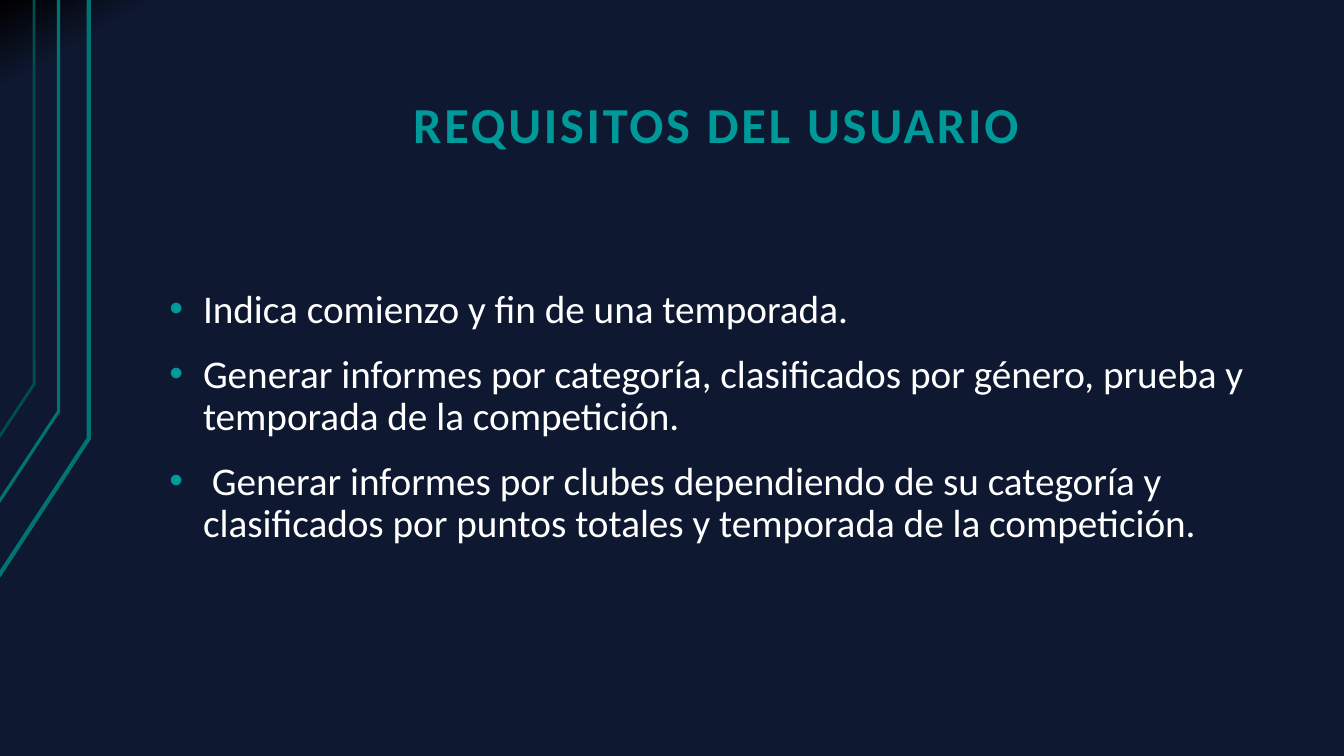
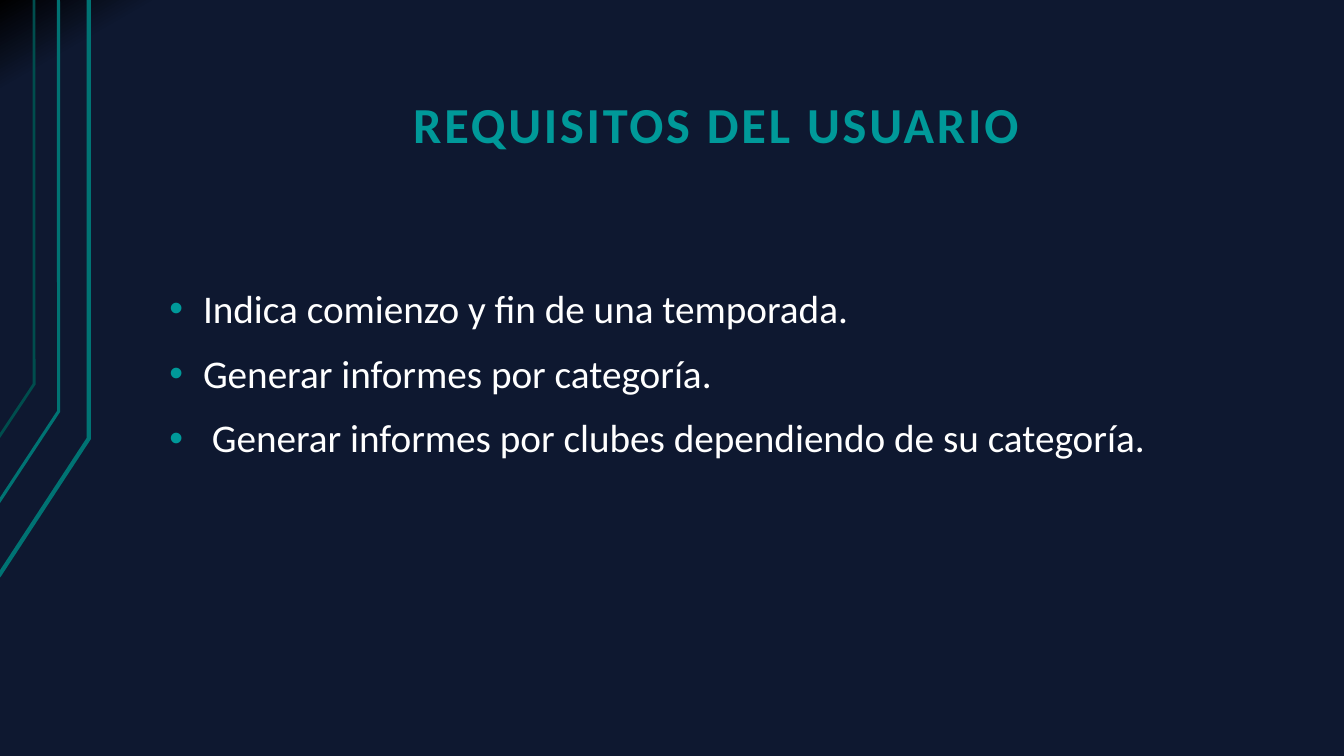
Before and after one commit to Cristoto/FederacionInformes, a slide deck: slide 7 of doc/Presentación/Generador de informes RFES(nuevo).pptx. Drawn at 1344x756 pixels with LibreOffice and Linux fonts; fonts in the diff are those of the drawing. Boxes give left, top, right and bottom in pixels: in the first picture for what was removed or moved away, otherwise in the second. Text is boxed around its words. In the diff, an @@ line names an element or a change of style, - is before the commit and + after.

```diff
--- a/doc/Presentación/Generador de informes RFES(nuevo).pptx
+++ b/doc/Presentación/Generador de informes RFES(nuevo).pptx
@@ text at [203,361,1145,459]: text changed @@
-• Generar informes por categoría, clasificados por género, prueba y temporada de la competición.
-• Generar informes por clubes dependiendo de su categoría y clasificados por puntos totales y temporada de la competición.
+• Generar informes por categoría.
+• Generar informes por clubes dependiendo de su categoría.
```
Also in this commit, not shown: 1 other slide changed, 2 other files.
